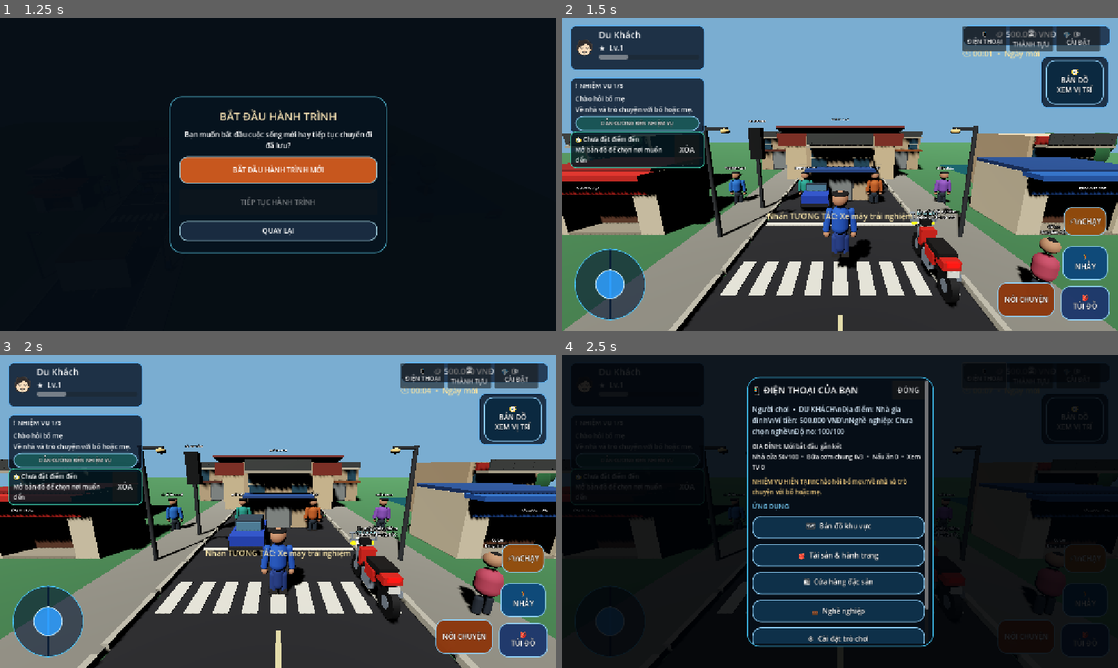
Above: before the commit, frames 1-4 (two rows, left to right).
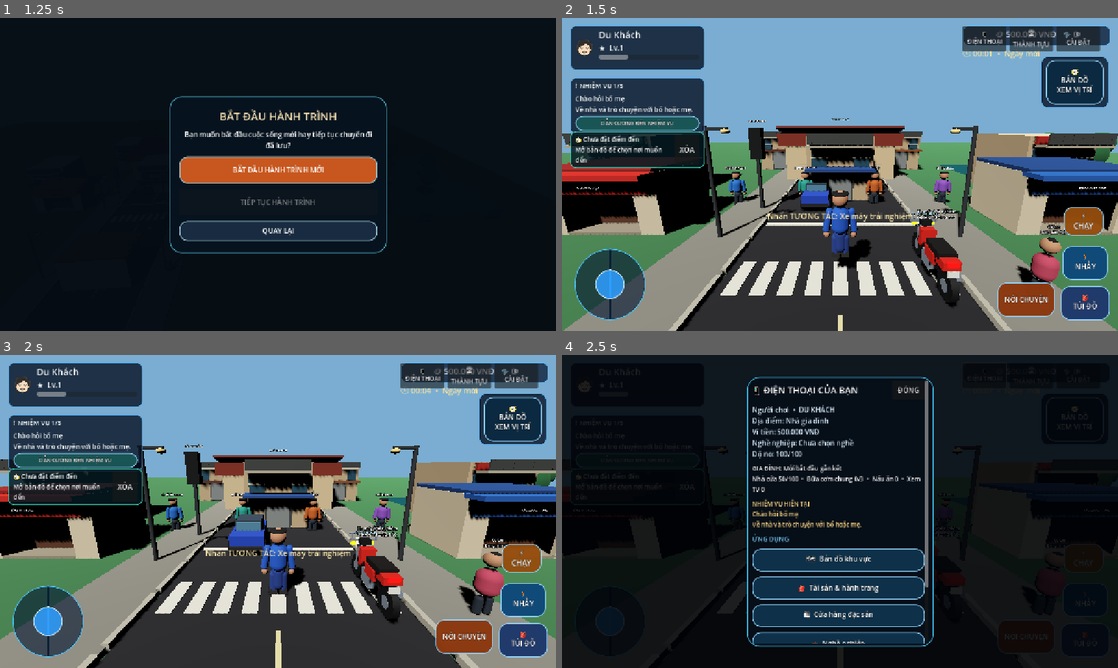
Above: after the commit, the same moments.

Repository: temu838655-dev/Vi-t-Nam-Du-L-ch
Game: Godot game, scene res://scenes/main.tscn
Two runs of this game, one before a commit and one after it. Both use one fixed random seed, a clock stepped at 60 frames per second and the inputs below.
Inputs:
- Up to frame 1 (1.25 s): click "▶ CHƠI NGAY" at 0.5 s
- Up to frame 2 (1.5 s): click "BẮT ĐẦU HÀNH TRÌNH MỚI" at 1.25 s
- Up to frame 3 (2 s): no input
- Up to frame 4 (2.5 s): click "📱 ĐIỆN THOẠI" at 2 s

Frame 1 is identical in both runs. In frame 2, 0.2% of the frame differs, in the area x 91-98%, y 60-70%; in frame 3, 0.2%; in frame 4, 11%, in the area x 34-98%, y 15-93%.

Commit message:
Fix HUD line breaks and add playable achievement tracker

Diff:
--- a/Godot/scripts/mobile_hud.gd
+++ b/Godot/scripts/mobile_hud.gd
@@ -233,7 +233,10 @@
 		action_button.add_theme_font_size_override("font_size", 12 if compact_layout else 14)
 		if action.begins_with("📱"):
 			action_button.pressed.connect(_open_phone)
+		elif action.begins_with("🏆"):
+			action_button.pressed.connect(_open_achievements)
 		else:
+			action_button.pressed.connect(_show_hud_notice.bind(action.replace("\n", " ")))
 			action_button.pressed.connect(_show_hud_notice.bind(action.replace("\n", " ")))
 		top_actions.add_child(action_button)
 
@@ -279,7 +282,7 @@
 	ui_root.add_child(jump_button)
 
 	sprint_button = Button.new()
-	sprint_button.text = "⚡\\nCHẠY"
+	sprint_button.text = "⚡\nCHẠY"
 	sprint_button.size = Vector2(92, 66) * action_scale
 	sprint_button.position = Vector2(-126, -286) * action_scale
 	sprint_button.set_anchors_preset(Control.PRESET_BOTTOM_RIGHT)
@@ -406,7 +409,7 @@
 	header.add_child(close)
 
 	var profile := Label.new()
-	profile.text = "%s  •  DU KHÁCH\\nĐịa điểm: %s\\nVí tiền: %s VNĐ\\nNghề nghiệp: %s\\nĐộ no: %d/100" % [str(GameState.player_name), str(GameState.current_location), _format_money(GameState.wallet_vnd), str(GameState.selected_career), int(GameState.satiety)]
+	profile.text = "%s  •  DU KHÁCH\nĐịa điểm: %s\nVí tiền: %s VNĐ\nNghề nghiệp: %s\nĐộ no: %d/100" % [str(GameState.player_name), str(GameState.current_location), _format_money(GameState.wallet_vnd), str(GameState.selected_career), int(GameState.satiety)]
 	profile.autowrap_mode = TextServer.AUTOWRAP_WORD_SMART
 	profile.add_theme_font_size_override("font_size", 16)
 	profile.add_theme_color_override("font_color", Color(0.86, 0.94, 1.0))
@@ -420,7 +423,7 @@
 
 	var mission_data: Dictionary = GameState.get_tutorial_mission()
 	var mission_card := Label.new()
-	mission_card.text = "NHIỆM VỤ HIỆN TẠI\\n%s\\n%s" % [str(mission_data.get("title", "Tự do khám phá")), str(mission_data.get("description", ""))]
+	mission_card.text = "NHIỆM VỤ HIỆN TẠI\n%s\n%s" % [str(mission_data.get("title", "Tự do khám phá")), str(mission_data.get("description", ""))]
 	mission_card.autowrap_mode = TextServer.AUTOWRAP_WORD_SMART
 	mission_card.add_theme_font_size_override("font_size", 14)
 	mission_card.add_theme_color_override("font_color", Color(1.0, 0.84, 0.52))
@@ -491,6 +494,92 @@
 		open_game_settings()
 	else:
 		_show_message(action_name + " sẽ được mở khi hệ thống phần thưởng và thành tựu hoàn thiện.")
+
+func _open_achievements() -> void:
+	var achievements := [
+		{"title":"Bước chân đầu tiên","description":"Hoàn thành hướng dẫn nhập môn.","unlocked":GameState.tutorial_stage >= 5},
+		{"title":"Tình thân gia đình","description":"Đạt 50 điểm gắn kết với bố mẹ.","unlocked":GameState.family_affection >= 50},
+		{"title":"Người lao động chăm chỉ","description":"Hoàn thành ca làm việc đầu tiên.","unlocked":GameState.completed_work_shifts >= 1},
+		{"title":"Tín đồ ẩm thực Việt","description":"Thưởng thức món ăn hoặc sở hữu đặc sản Việt Nam.","unlocked":not GameState.food_history.is_empty() or not GameState.owned_specialties.is_empty()},
+		{"title":"Xế mới xuống phố","description":"Mua chiếc xe máy đầu tiên.","unlocked":not GameState.owned_vehicles.is_empty()}
+	]
+	var unlocked_count := 0
+	for achievement in achievements:
+		if bool(achievement.unlocked):
+			unlocked_count += 1
+	if is_instance_valid(settings_overlay):
+		settings_overlay.queue_free()
+	settings_overlay = Control.new()
+	settings_overlay.name = "AchievementsOverlay"
+	settings_overlay.set_anchors_and_offsets_preset(Control.PRESET_FULL_RECT)
+	settings_overlay.mouse_filter = Control.MOUSE_FILTER_STOP
+	ui_root.add_child(settings_overlay)
+	var shade := ColorRect.new()
+	shade.color = Color(0.004, 0.014, 0.028, 0.94)
+	shade.set_anchors_and_offsets_preset(Control.PRESET_FULL_RECT)
+	settings_overlay.add_child(shade)
+	var viewport_size := get_viewport().get_visible_rect().size
+	var panel_width := minf(520.0, viewport_size.x - 28.0)
+	var panel_height := minf(520.0, viewport_size.y - 28.0)
+	var panel := PanelContainer.new()
+	panel.set_anchors_preset(Control.PRESET_CENTER)
+	panel.offset_left = -panel_width * 0.5
+	panel.offset_right = panel_width * 0.5
+	panel.offset_top = -panel_height * 0.5
+	panel.offset_bottom = panel_height * 0.5
+	panel.add_theme_stylebox_override("panel", _hud_style(Color(0.025, 0.055, 0.09, 0.99), Color(0.88, 0.68, 0.28, 0.95), 24))
+	settings_overlay.add_child(panel)
+	var layout := VBoxContainer.new()
+	layout.add_theme_constant_override("separation", 10)
+	panel.add_child(layout)
+	var heading := Label.new()
+	heading.text = "🏆 THÀNH TỰU  •  %d/%d" % [unlocked_count, achievements.size()]
+	heading.horizontal_alignment = HORIZONTAL_ALIGNMENT_CENTER
+	heading.add_theme_font_size_override("font_size", 22)
+	layout.add_child(heading)
+	var progress := ProgressBar.new()
+	progress.max_value = achievements.size()
+	progress.value = unlocked_count
+	progress.custom_minimum_size = Vector2(0, 12)
+	progress.show_percentage = false
+	layout.add_child(progress)
+	var scroll := ScrollContainer.new()
+	scroll.size_flags_vertical = Control.SIZE_EXPAND_FILL
+	layout.add_child(scroll)
+	var rows := VBoxContainer.new()
+	rows.size_flags_horizontal = Control.SIZE_EXPAND_FILL
+	rows.add_theme_constant_override("separation", 8)
+	scroll.add_child(rows)
+	for achievement in achievements:
+		var unlocked := bool(achievement.unlocked)
+		var card := PanelContainer.new()
+		var fill := Color(0.08, 0.15, 0.19, 0.96) if unlocked else Color(0.045, 0.07, 0.09, 0.96)
+		var outline := Color(0.82, 0.65, 0.28, 0.85) if unlocked else Color(0.28, 0.38, 0.42, 0.65)
+		card.add_theme_stylebox_override("panel", _hud_style(fill, outline, 12))
+		rows.add_child(card)
+		var row := VBoxContainer.new()
+		row.add_theme_constant_override("separation", 3)
+		card.add_child(row)
+		var title := Label.new()
+		title.text = ("★  " if unlocked else "🔒  ") + str(achievement.title)
+		title.add_theme_font_size_override("font_size", 17)
+		row.add_child(title)
+		var description := Label.new()
+		description.text = str(achievement.description) + ("  •  ĐÃ MỞ" if unlocked else "  •  CHƯA MỞ")
+		description.autowrap_mode = TextServer.AUTOWRAP_WORD_SMART
+		description.add_theme_font_size_override("font_size", 13)
+		row.add_child(description)
+	var close := Button.new()
+	close.text = "ĐÓNG"
+	close.custom_minimum_size = Vector2(0, 46)
+	_style_game_button(close, Color(0.10, 0.30, 0.42, 0.98))
+	close.pressed.connect(func() -> void:
+		if is_instance_valid(settings_overlay):
+			settings_overlay.queue_free()
+		settings_overlay = null
+	)
+	layout.add_child(close)
+
 
 func _load_game_settings() -> void:
 	var config := ConfigFile.new()
